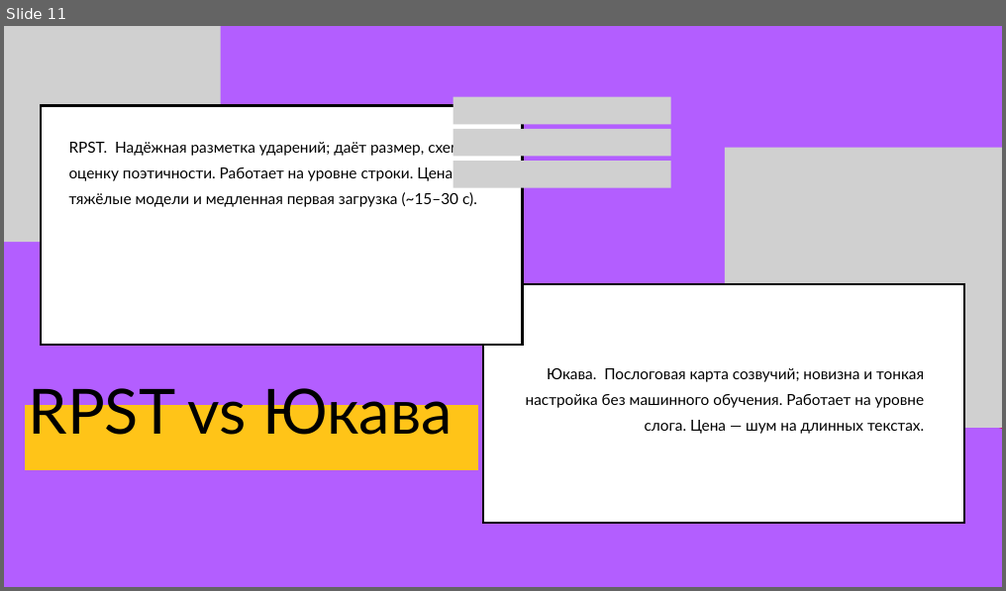
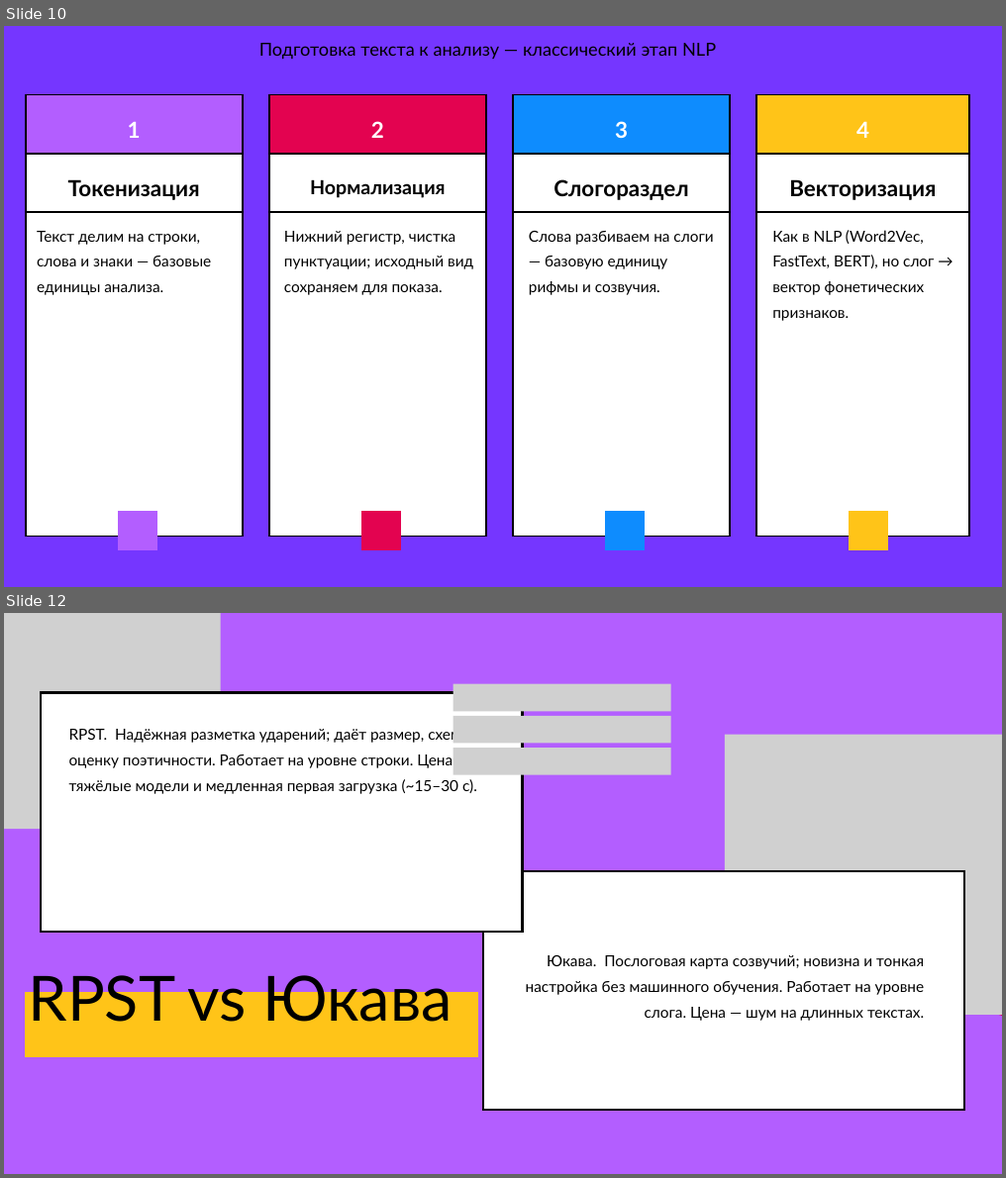
Before and after one commit to safosaffers/RussianRhymeAnalyzer, a slide deck: docs/presentation/Rhymer_presentation_final.pptx. Shown one above the other, each under a label of ours: slide 11 before the commit, slides 10 and 12 after it; the slides between them are not shown. The pictures are 1006x591 and 1006x1178 pixels, drawn with LibreOffice and Linux fonts; fonts in the diff are those of the drawing; grey boxes stand for pictures; background and template pictures are left out. Boxes give left, top, right and bottom in pixels: in the first picture for what was removed or moved away, otherwise in the second. Text is boxed around its words. In the diff, an @@ line names an element or a change of style, - is before the commit and + after.

```diff
--- a/docs/presentation/Rhymer_presentation_final.pptx
+++ b/docs/presentation/Rhymer_presentation_final.pptx
@@ slide 10 added at (4,26,1002,587), background picture (left out) @@
@@ text added at (259,43,716,60), 26 pt, text #000000 @@
+Подготовка текста к анализу — классический этап NLP
@@ table added at (26,95,243,537), 3 rows, 1 columns @@
+1
+Токенизация
+
@@ table added at (269,95,486,537), 3 rows, 1 columns @@
+2
+Нормализация
+
@@ table added at (513,95,730,537), 3 rows, 1 columns @@
+3
+Слогораздел
+
@@ table added at (756,95,969,537), 3 rows, 1 columns @@
+4
+Векторизация
+
@@ text added at (37,231,211,295), 22 pt, text #000000 @@
+Текст делим на строки, слова и знаки — базовые единицы анализа.
@@ text added at (284,231,473,295), 22 pt, text #000000 @@
+Нижний регистр, чистка пунктуации; исходный вид сохраняем для показа.
@@ text added at (529,231,713,295), 22 pt, text #000000 @@
+Слова разбиваем на слоги — базовую единицу рифмы и созвучия.
@@ text added at (772,230,934,321), 22 pt, text #000000 @@
+Как в NLP (Word2Vec, FastText, BERT), но слог → вектор фонетических признаков.
@@ freeform shape added at (117,511,157,552), fill #B35EFF @@
@@ freeform shape added at (361,511,401,552), fill #E30350 @@
@@ freeform shape added at (605,511,645,552), fill #0E8CFE @@
@@ freeform shape added at (848,511,889,552), fill #FFC418 @@
@@ what was slide 11 is now slide 12 @@
```
Also in this commit, not shown: 1 slide changed, 10 other files.
